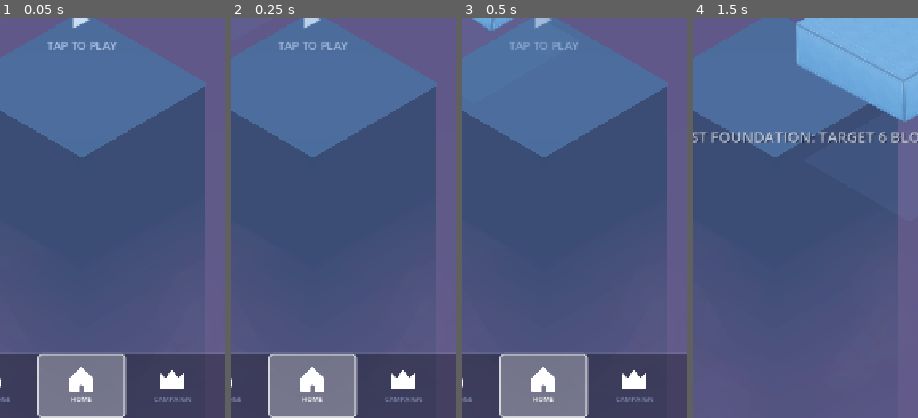
Above: before the commit, frames 1-4 (left to right).
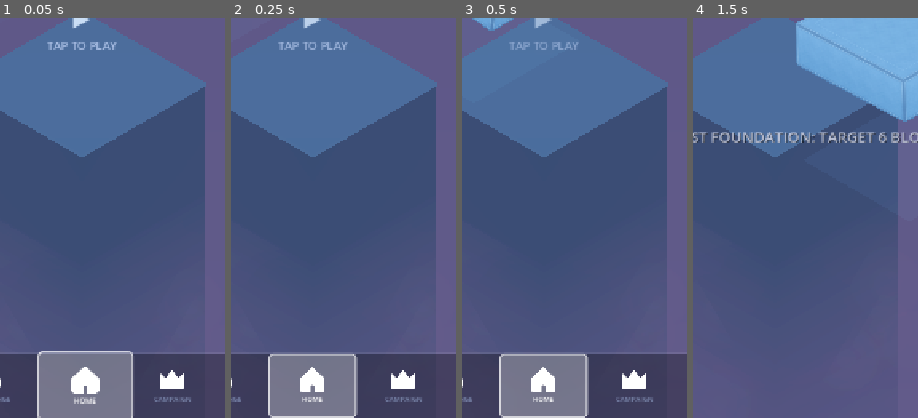
Above: after the commit, the same moments.

Repository: AakashJ91/stack
Game: Godot game, scene res://scenes/main.tscn
The game is run twice, just before and just after one commit, with the same random seed, the same clock (stepped at 60 frames per second) and the same inputs.
Inputs (mouse positions are % of the whole screen's width and height, from its top left):
- Up to frame 1 (0.05 s): no input
- Up to frame 2 (0.25 s): no input
- Up to frame 3 (0.5 s): no input
- Up to frame 4 (1.5 s): click (70, 96) at 0.5 s; click "PLAY" at 1.25 s
The pictures show only the part of the screen within x 32-82%, y 50-100%; the shares and areas given below are measured in that part.

The runs differ from the first frame. In frame 1, 1.8% of the frame differs, in the area x 16-60%, y 83-100%; in frame 2, nothing differs; in frame 3, nothing differs; in frame 4, nothing differs.

Commit message:
added animated selection

Diff:
--- a/scripts/main.gd
+++ b/scripts/main.gd
@@ -1417,6 +1417,7 @@
 			btn.add_theme_color_override("font_color", Color(1.0, 1.0, 1.0, 1.0))
 			if lbl:
 				lbl.add_theme_color_override("font_color", Color(1.0, 1.0, 1.0, 1.0))
+			_animate_tile_pop(btn)
 		else:
 			btn.flat = true
 			btn.add_theme_stylebox_override("normal", inactive_style)
@@ -1426,6 +1427,7 @@
 			btn.add_theme_color_override("font_color", Color(0.58, 0.65, 0.80, 0.75))
 			if lbl:
 				lbl.add_theme_color_override("font_color", Color(0.58, 0.65, 0.80, 0.75))
+			_reset_tile_transform(btn)
 
 func _open_drawer(title_text: String, is_fullscreen: bool = false) -> void:
 	if drawer_tween:
@@ -1563,6 +1565,10 @@
 	return false
 
 func _input(event: InputEvent) -> void:
+	# Only handle positional pointer events (touch/drag/mouse) for drawer scrolling
+	if not ("position" in event):
+		return
+
 	if not is_instance_valid(drawer_modal) or not drawer_modal.visible or not is_instance_valid(drawer_scroll):
 		_scroll_touch_active = false
 		_scroll_is_dragging = false
@@ -1708,6 +1714,62 @@
 	container.mouse_filter = Control.MOUSE_FILTER_IGNORE
 	container.visible = false
 	return container
+
+func _reset_tile_transform(control: Control) -> void:
+	if not is_instance_valid(control):
+		return
+	if control.has_meta("pop_tween"):
+		var old_tw = control.get_meta("pop_tween")
+		if is_instance_valid(old_tw) and old_tw is Tween and old_tw.is_valid():
+			old_tw.kill()
+		control.remove_meta("pop_tween")
+	control.scale = Vector2(1.0, 1.0)
+	control.modulate = Color(1.0, 1.0, 1.0, 1.0)
+	control.z_index = 0
+
+func _animate_tile_pop(control: Control) -> void:
+	if not is_instance_valid(control) or not control.is_inside_tree():
+		return
+	if control.size.x > 1.0 and control.size.y > 1.0:
+		_do_tile_pop(control)
+	else:
+		get_tree().process_frame.connect(func():
+			if is_instance_valid(control) and control.is_inside_tree():
+				_do_tile_pop(control)
+		, CONNECT_ONE_SHOT)
+
+func _do_tile_pop(control: Control) -> void:
+	if not is_instance_valid(control) or not control.is_inside_tree():
+		return
+	control.pivot_offset = control.size * 0.5
+	if control.has_meta("pop_tween"):
+		var old_tw = control.get_meta("pop_tween")
+		if is_instance_valid(old_tw) and old_tw is Tween and old_tw.is_valid():
+			old_tw.kill()
+
+	control.z_index = 1
+	var tw = control.create_tween()
+	control.set_meta("pop_tween", tw)
+
+	control.scale = Vector2(0.92, 0.92)
+	control.modulate = Color(1.15, 1.15, 1.15, 1.0)
+
+	tw.tween_property(control, "scale", Vector2(1.08, 1.08), 0.10)\
+		.set_trans(Tween.TRANS_BACK).set_ease(Tween.EASE_OUT)
+	tw.parallel().tween_property(control, "modulate", Color(1.05, 1.05, 1.05, 1.0), 0.10)
+
+	tw.tween_property(control, "scale", Vector2(1.0, 1.0), 0.12)\
+		.set_trans(Tween.TRANS_CUBIC).set_ease(Tween.EASE_OUT)
+	tw.parallel().tween_property(control, "modulate", Color(1.0, 1.0, 1.0, 1.0), 0.12)
+
+	tw.tween_callback(func():
+		if is_instance_valid(control):
+			control.z_index = 0
+			control.scale = Vector2(1.0, 1.0)
+			control.modulate = Color(1.0, 1.0, 1.0, 1.0)
+			if control.has_meta("pop_tween"):
+				control.remove_meta("pop_tween")
+	)
 
 func _refresh_skin_tiles() -> void:
 	for i in _skin_tile_btns.size():
@@ -1738,6 +1800,10 @@
 				inner.add_child(badge)
 			elif not sel and inner.get_child_count() >= 3:
 				inner.get_child(2).queue_free()
+		if sel:
+			_animate_tile_pop(btn)
+		else:
+			_reset_tile_transform(btn)
 	# Palette section is always visible for all skins
 	if is_instance_valid(_pal_section_root):
 		_pal_section_root.visible = true
@@ -1770,6 +1836,10 @@
 				p_inner.add_child(p_check)
 			elif not sel and p_inner.get_child_count() >= 3:
 				p_inner.get_child(2).queue_free()
+		if sel:
+			_animate_tile_pop(btn)
+		else:
+			_reset_tile_transform(btn)
 
 func _open_skins_drawer() -> void:
 	_open_drawer("SKINS")
@@ -1829,6 +1899,7 @@
 		if is_equipped:
 			var badge = _create_selection_square()
 			inner.add_child(badge)
+			_animate_tile_pop(tile_btn)
 
 		# Connect equip action — update in-place, no drawer rebuild
 		var skin_id = s["id"]
@@ -1836,6 +1907,7 @@
 			if _is_scroll_dragging():
 				return
 			if active_skin_id == skin_id:
+				_animate_tile_pop(tile_btn)
 				return
 			active_skin_id = skin_id
 			sound_mgr.play_click()
@@ -1978,17 +2050,24 @@
 		sniper_badge.visible = is_sniper
 
 	update_reticle_options_ui.call()
+	if not sniper_reticle_enabled:
+		_animate_tile_pop(btn_none)
+	else:
+		_animate_tile_pop(btn_sniper)
 
 	btn_none.pressed.connect(func():
 		if _is_scroll_dragging():
 			return
 		if not sniper_reticle_enabled:
+			_animate_tile_pop(btn_none)
 			return
 		sniper_reticle_enabled = false
 		sound_mgr.play_click()
 		if is_instance_valid(slider) and slider.has_method("set_sniper_reticle_enabled"):
 			slider.set_sniper_reticle_enabled(false)
 		update_reticle_options_ui.call()
+		_animate_tile_pop(btn_none)
+		_reset_tile_transform(btn_sniper)
 		save_skin_data()
 	)
 
@@ -1996,12 +2075,15 @@
 		if _is_scroll_dragging():
 			return
 		if sniper_reticle_enabled:
+			_animate_tile_pop(btn_sniper)
 			return
 		sniper_reticle_enabled = true
 		sound_mgr.play_click()
 		if is_instance_valid(slider) and slider.has_method("set_sniper_reticle_enabled"):
 			slider.set_sniper_reticle_enabled(true)
 		update_reticle_options_ui.call()
+		_animate_tile_pop(btn_sniper)
+		_reset_tile_transform(btn_none)
 		save_skin_data()
 	)
 
@@ -2107,6 +2189,7 @@
 		if is_pal_active:
 			var p_check = _create_selection_square()
 			p_inner.add_child(p_check)
+			_animate_tile_pop(pal_btn)
 
 		# Connect palette select — update in-place, no drawer rebuild
 		var chosen_idx = i
@@ -2114,6 +2197,7 @@
 			if _is_scroll_dragging():
 				return
 			if palette_index == chosen_idx:
+				_animate_tile_pop(pal_btn)
 				return
 			palette_index = chosen_idx
 			sound_mgr.play_click()
@@ -2219,6 +2303,8 @@
 		var badge = _create_selection_square()
 		badge.modulate.a = 1.0 if is_active else 0.0
 		inner.add_child(badge)
+		if is_active:
+			_animate_tile_pop(tile_btn)
 
 		var cid = c["id"]
 		var c_speed = c["speed"]
@@ -2227,6 +2313,7 @@
 			if _is_scroll_dragging():
 				return
 			if active_challenge_id == cid:
+				_animate_tile_pop(tile_btn)
 				return
 			active_challenge_id = cid
 			challenge_speed_multiplier = c_speed
@@ -2422,6 +2509,7 @@
 		if is_selected:
 			var badge = _create_selection_square()
 			inner.add_child(badge)
+			_animate_tile_pop(tile_btn)
 		elif is_cleared:
 			var clr_lbl = Label.new()
 			clr_lbl.text = "✓"
@@ -2440,6 +2528,7 @@
 				_show_task_toast("🔒 Stage %d is locked! Clear Stage %d first." % [target_id, target_id - 1])
 				return
 			if _campaign_selected_stage_id == target_id:
+				_animate_tile_pop(tile_btn)
 				start_campaign_stage(target_id)
 			else:
 				_campaign_selected_stage_id = target_id
